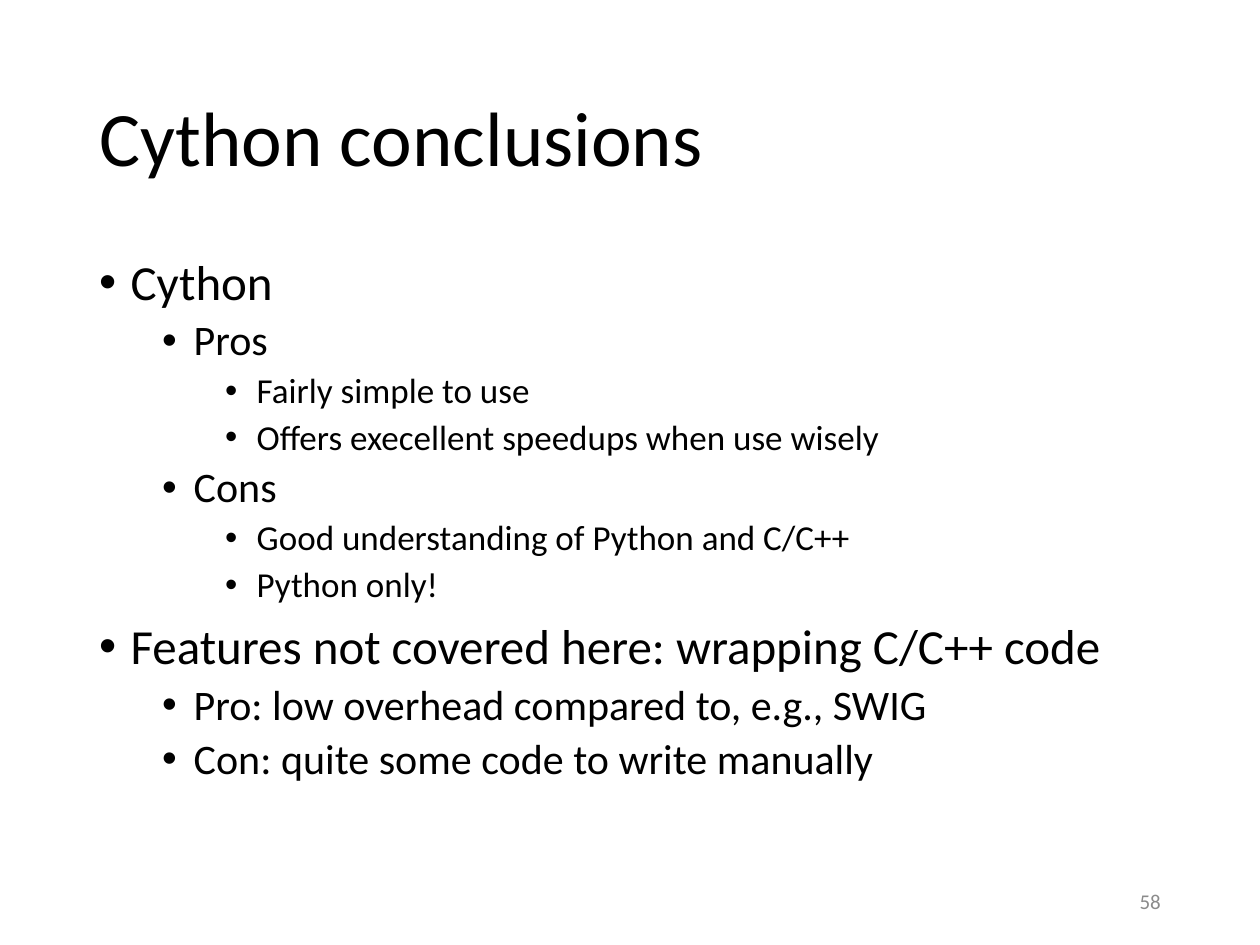
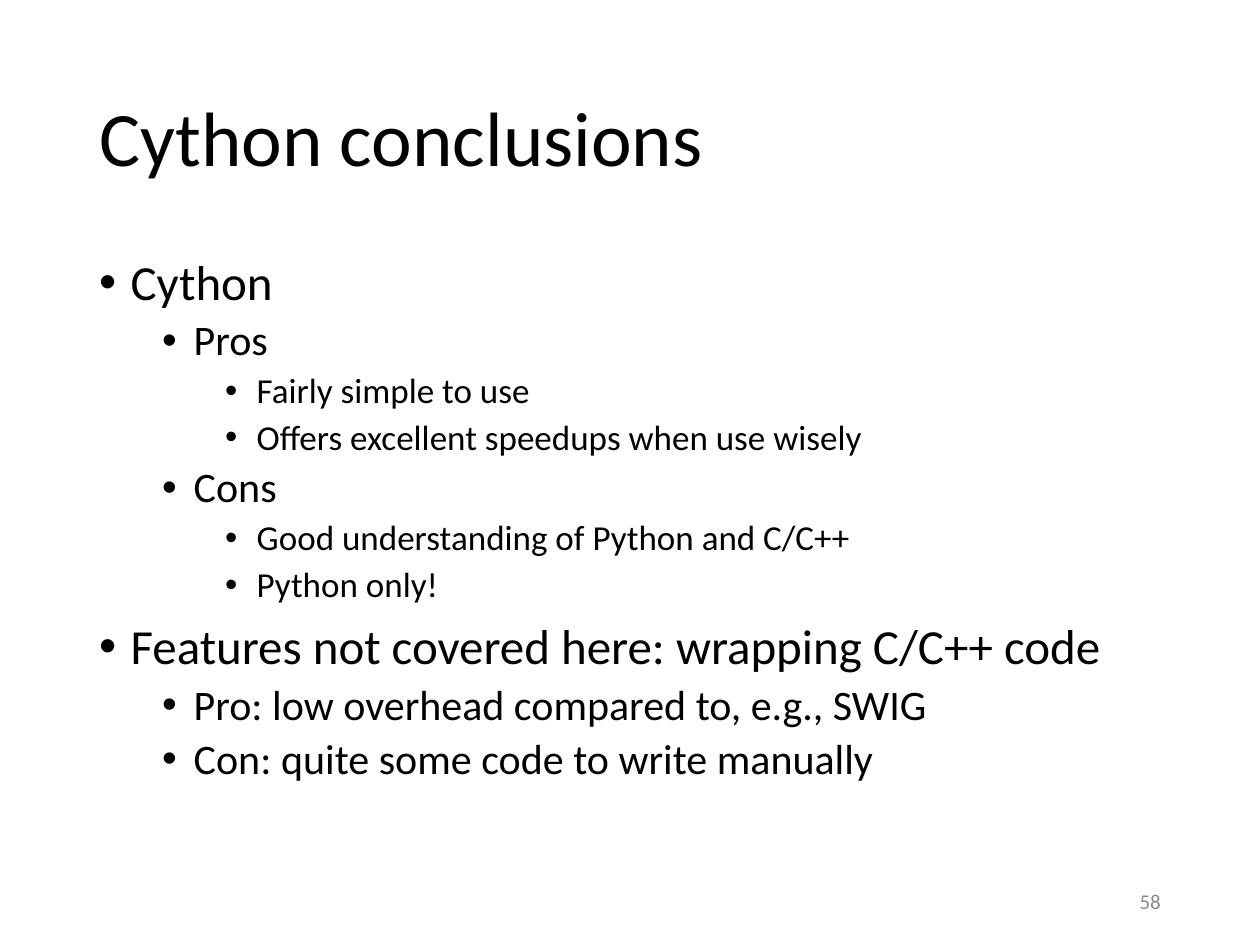
Before and after one commit to gjbex/training-material, a slide deck: slide 58 of Python/python_hpc.pptx. Drawn at 1260x945 pixels with LibreOffice and Linux fonts; fonts in the diff are those of the drawing. Boxes give left, top, right and bottom in pixels: in the first picture for what was removed or moved away, otherwise in the second. Text is boxed around its words. In the diff, an @@ line names an element or a change of style, - is before the commit and + after.

Commit message:
Fixed typos; small updates

```diff
--- a/Python/python_hpc.pptx
+++ b/Python/python_hpc.pptx
@@ text at (x1=257, y1=425, x2=861, y2=456): text changed @@
-    • Offers execellent speedups when use wisely
+    • Offers excellent speedups when use wisely
```
Also in this commit, not shown: 11 other slides changed.
